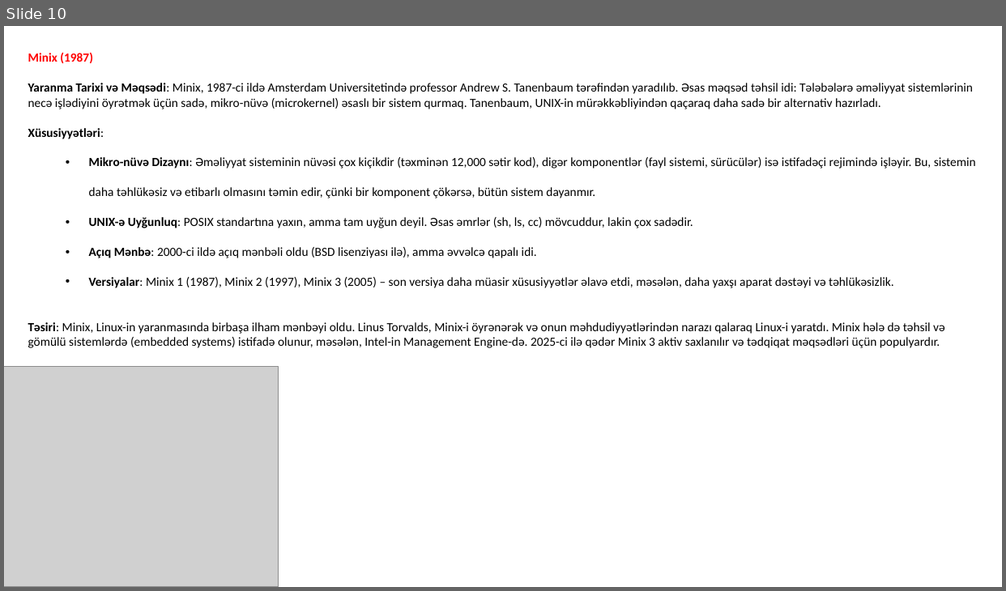
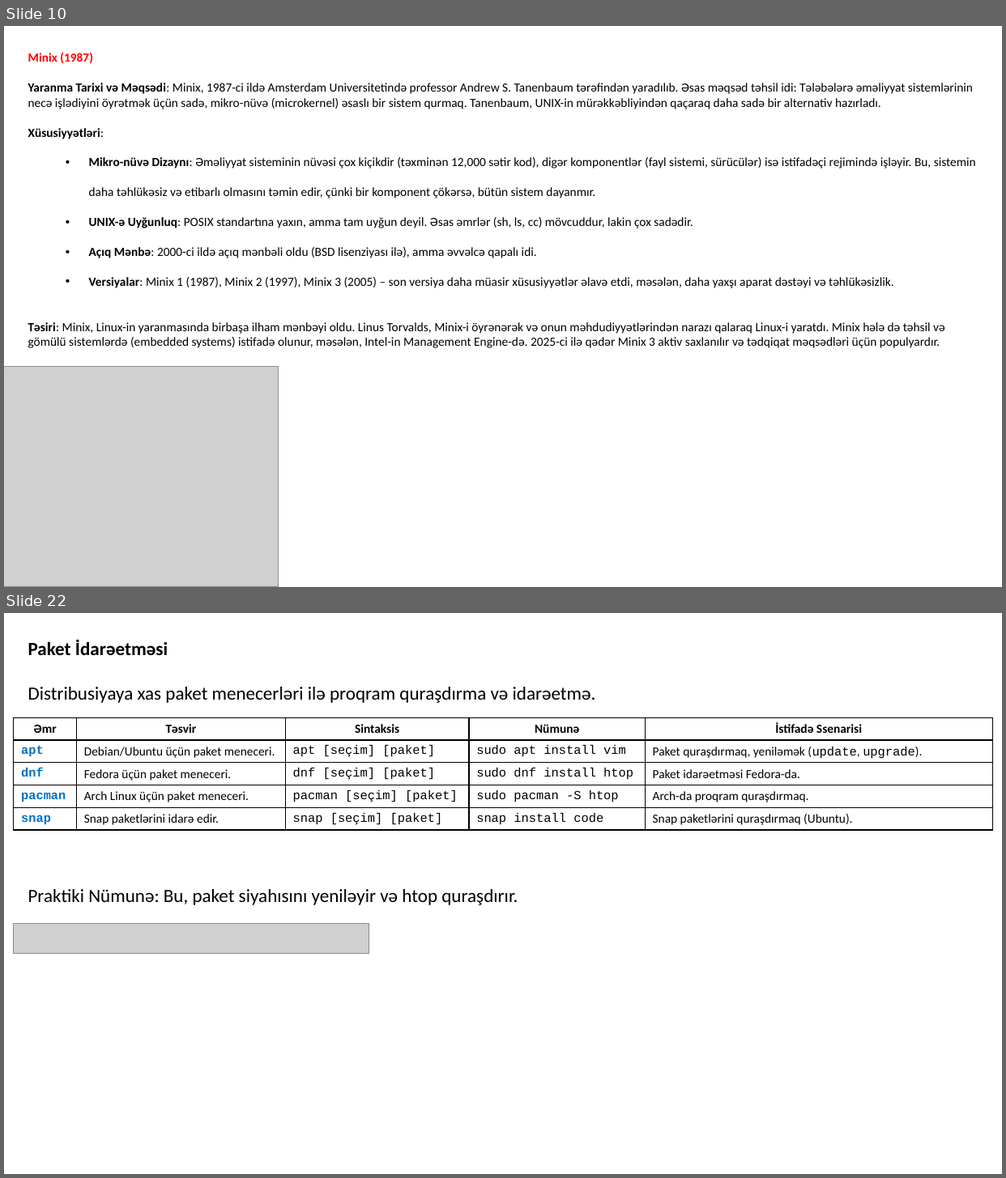
Before and after one commit to codeurient/DevOps, a slide deck: .lessons/1 operating systems/1 linux/1.pptx. Shown one above the other, each under a label of ours: slide 10 before the commit, slides 10 and 22 after it; the slides between them are not shown. The pictures are 1006x591 and 1006x1178 pixels, drawn with LibreOffice and Linux fonts; fonts in the diff are those of the drawing; grey boxes stand for pictures. Boxes give left, top, right and bottom in pixels: in the first picture for what was removed or moved away, otherwise in the second. Text is boxed around its words. In the diff, an @@ line names an element or a change of style, - is before the commit and + after.

Commit message:
linux commands

```diff
--- a/.lessons/1 operating systems/1 linux/1.pptx
+++ b/.lessons/1 operating systems/1 linux/1.pptx
@@ slide 22 added at bbox=[4, 613, 1002, 1174], background #FFFFFF @@
@@ text added at bbox=[28, 639, 596, 905], 18 pt, text #000000 @@
+Paket İdarəetməsi
+Distribusiyaya xas paket menecerləri ilə proqram quraşdırma və idarəetmə.
+Praktiki Nümunə: Bu, paket siyahısını yeniləyir və htop quraşdırır.
@@ table added at bbox=[14, 717, 992, 830], 5 rows, 5 columns @@
+Əmr | Təsvir | Sintaksis | Nümunə | İstifadə Ssenarisi
+apt | Debian/Ubuntu üçün paket meneceri. | apt [seçim] [paket] | sudo apt install vim | Paket quraşdırmaq, yeniləmək (update, upgrade).
+dnf | Fedora üçün paket meneceri. | dnf [seçim] [paket] | sudo dnf install htop | Paket idarəetməsi Fedora-da.
+pacman | Arch Linux üçün paket meneceri. | pacman [seçim] [paket] | sudo pacman -S htop | Arch-da proqram quraşdırmaq.
+snap | Snap paketlərini idarə edir. | snap [seçim] [paket] | snap install code | Snap paketlərini quraşdırmaq (Ubuntu).
@@ picture added at bbox=[14, 924, 369, 954] @@
```
Also in this commit, not shown: 16 other slides added, 4 slides removed.
